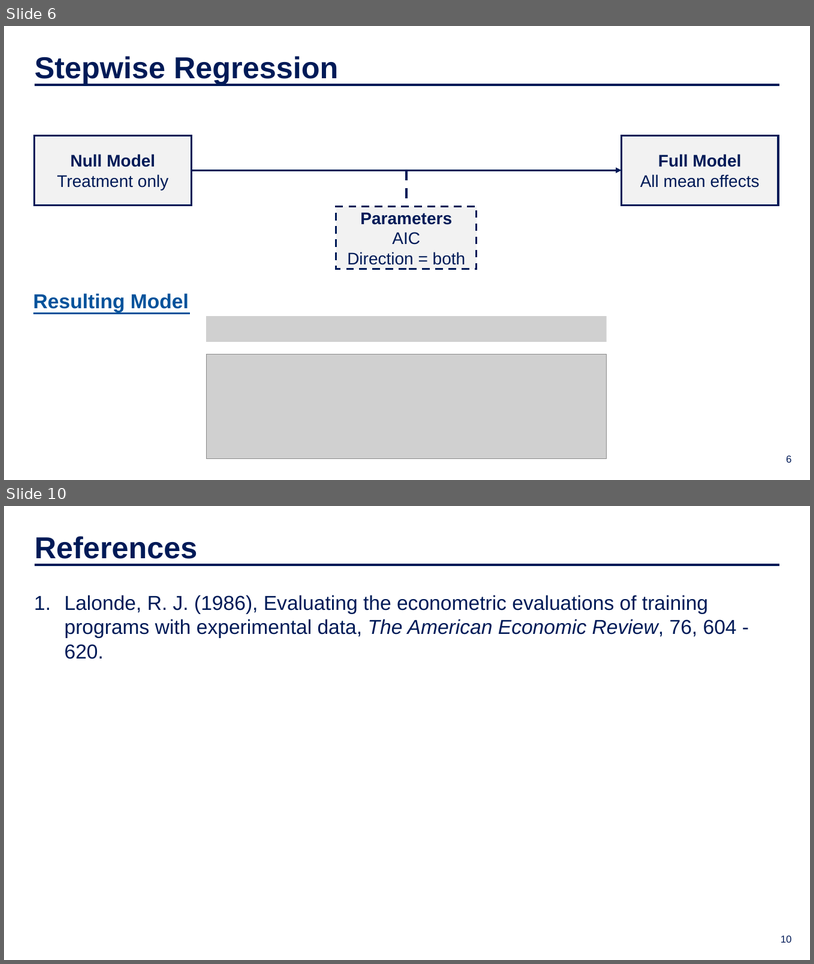
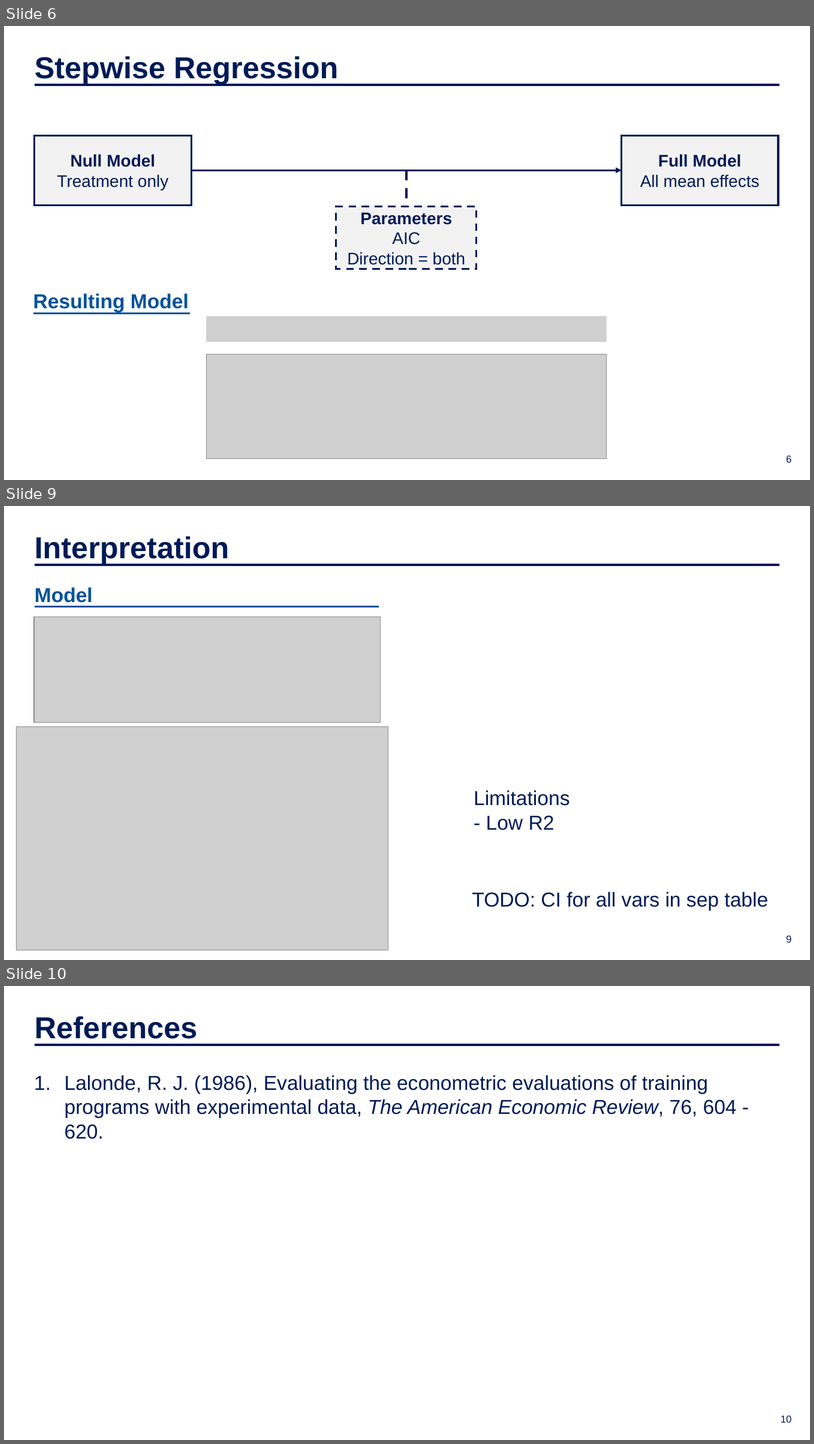
Before and after one commit to IDS-702-F21/team-project-1-effects-of-job-training-on-wages-yellowfellows, a slide deck: Presentation/slide_deck.pptx. Shown one above the other, each under a label of ours: slides 6 and 10 before the commit, slides 6, 9 and 10 after it; the slides between them are not shown. The pictures are 814x964 and 814x1444 pixels, drawn with LibreOffice and Linux fonts; fonts in the diff are those of the drawing; grey boxes stand for pictures; background and template pictures are left out. Boxes give left, top, right and bottom in pixels: in the first picture for what was removed or moved away, otherwise in the second. Text is boxed around its words. In the diff, an @@ line names an element or a change of style, - is before the commit and + after.

```diff
--- a/Presentation/slide_deck.pptx
+++ b/Presentation/slide_deck.pptx
@@ slide 9 added at <box>4,506,810,960</box>, background picture (left out) @@
@@ text added at <box>35,536,230,564</box>, 36 pt, text #001A57, bold @@
+Interpretation
@@ line added from (34, 565) to (780, 565), #001A57 3 pt @@
@@ text added at <box>35,587,93,606</box>, 24 pt, text #03529B, bold @@
+Model
@@ line added from (34, 606) to (379, 606), #03529B 2.25 pt @@
@@ picture added at <box>34,617,381,723</box> @@
@@ picture added at <box>16,727,388,950</box> @@
@@ text added at <box>474,790,570,830</box>, 24 pt, text #001A57 @@
+Limitations
+- Low R2
@@ text added at <box>472,891,768,910</box>, 24 pt, text #001A57 @@
+TODO: CI for all vars in sep table
@@ page number added at <box>786,935,792,942</box>, 12 pt, text #001A57 @@
+9
```
Also in this commit, not shown: 3 slides changed, 1 slide removed, 2 other files.
